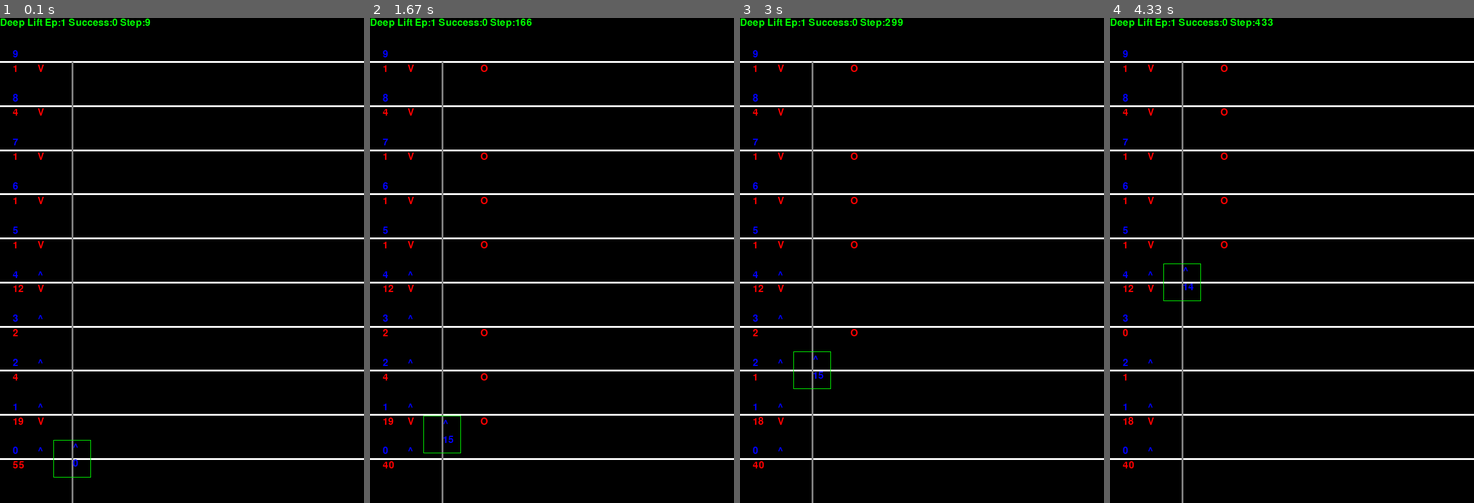
Above: before the commit, frames 1-4 (left to right).
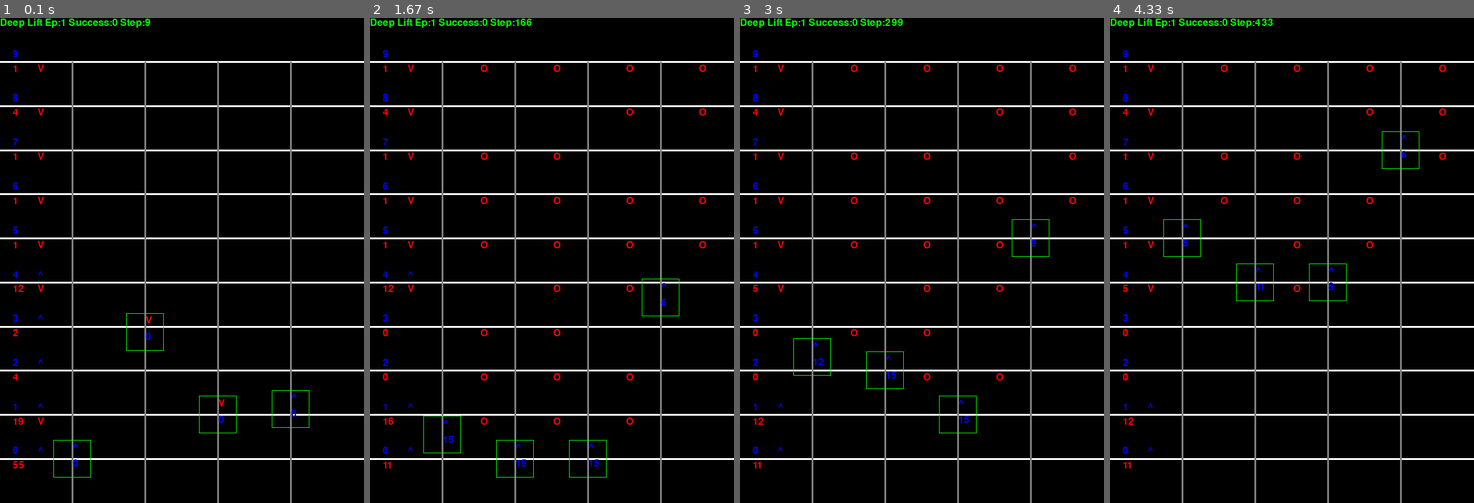
Above: after the commit, the same moments.

Repository: deep-lift/lift-env-pygame
Game: pygame game, started from env_main.py
Same seed, same stepped clock (60 frames per second), same inputs: the game is played once before the commit and once after it.
Inputs:
- Up to frame 1 (0.1 s): no input
- Up to frame 2 (1.67 s): no input
- Up to frame 3 (3 s): no input
- Up to frame 4 (4.33 s): no input

The runs differ from the first frame. In frame 1, 1.6% of the frame differs, in the area x 34-85%, y 9-100%; in frame 2, 2.0%; in frame 3, 2.2%, in the area x 3-93%, y 9-100%; in frame 4, 2.1%.

Commit message:
엘베수 조정 1->4

Diff:
--- a/elevator.py
+++ b/elevator.py
@@ -21,7 +21,7 @@
 
 
 class ElevatorEnv:
-    elevator_count: int = 1
+    elevator_count: int = 4
     floors: int = 10
     passenger: int = 100
     height: float = 3.5
@@ -34,7 +34,7 @@
     capacity: int = 15
     actionTofloor: int = 0
     fixedTime: float = FIXED_TIME
-    maxstep: int = 50000
+    maxstep: int = 5000
     bd:building
     heuristic: bool = True
 
